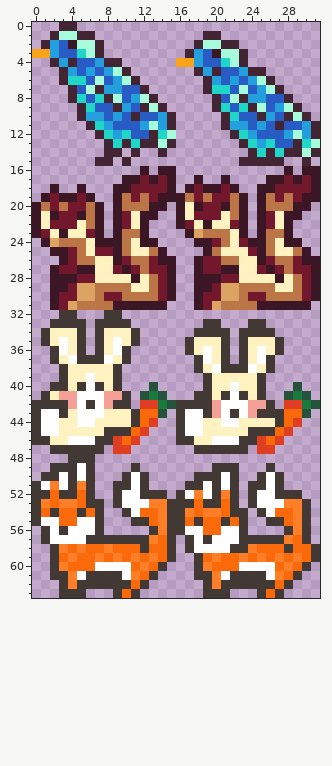
Two states of a pixel-art file, GameLudumDare46/assets/sprites/animals.aseprite. Above: the version before the commit.
32x64 pixels, 1 frame.
The result:
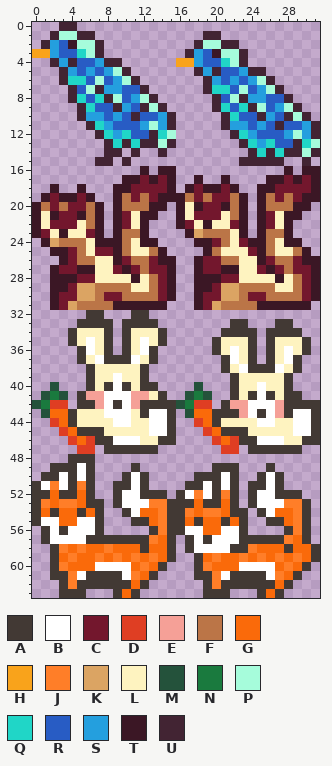
Palette (. is transparent): A #423934  B #ffffff  C #73172d  D #df3e23  E #f5a097  F #bb7547  G #fa6a0a  H #f9a31b  J #ff7e28  K #dba463  L #fef3c0  M #24523b  N #1a7a3e  P #a6fcdb  Q #20d6c7  R #285cc4  S #249fde  T #3b1725  U #422433
Diff:
Changed rows in their new state; - is an unchanged pixel.
first column x 0:
32 ---..-AA..-AA-------------------
33 --...-A--.-AAA-----..-AA..-AA---
34 -...ALLLA.ALLLA---...-A--.-AAA--
35 -...ALBLA.ALBLA--...ALLLA.ALLLA-
36 --...-BLA.-LBA---...ALBLA.ALBLA-
37 --...-LBAA-BLA----...-BLA.-LBA--
38 ---...A--LLLA-----...-LBAA-BLA--
39 ---...A--BLLA------...A--LLLA---
40 --M...ALABALAA----M...A--BLLA.--
41 -MNM.AEEBBBEELA--MNM..ALABALAA.-
42 MNDD.A-EB-BEAAAAMNDD.AEEBBBEAAAA
43 .MGGALLLBBBLABBA.MGGAA-EB-BEABBA
44 ..DGALL--BBLLBBA..DGALL--BBLLBBA
45 ...DGAAALLLLLBBA...DGAAALLLLLBBA
46 ....DGD--BBBLLAA....DGD--BBBLLAA
47 --...DD.AAAAAA----...DD.AAAAAA--
